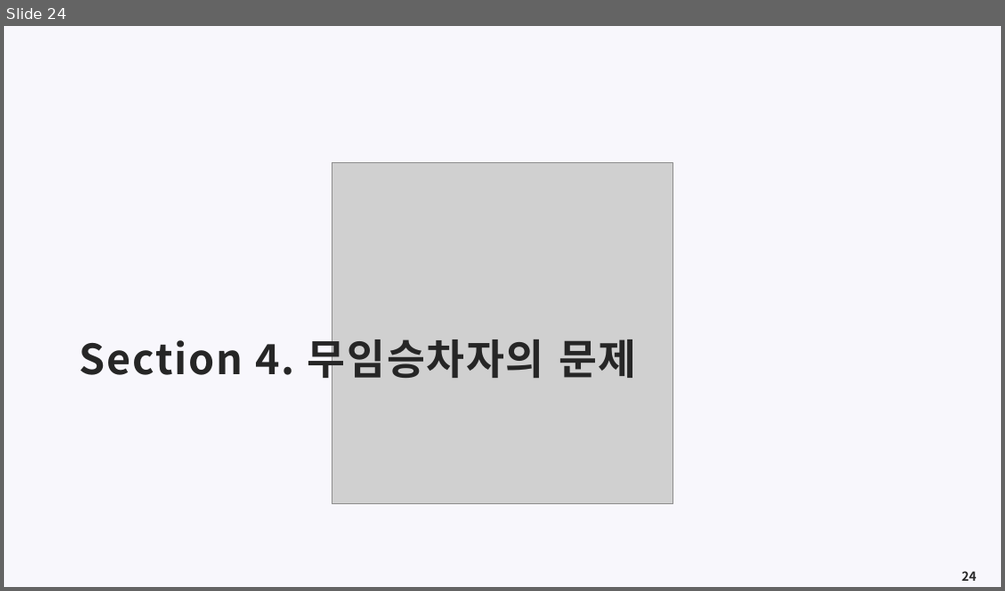
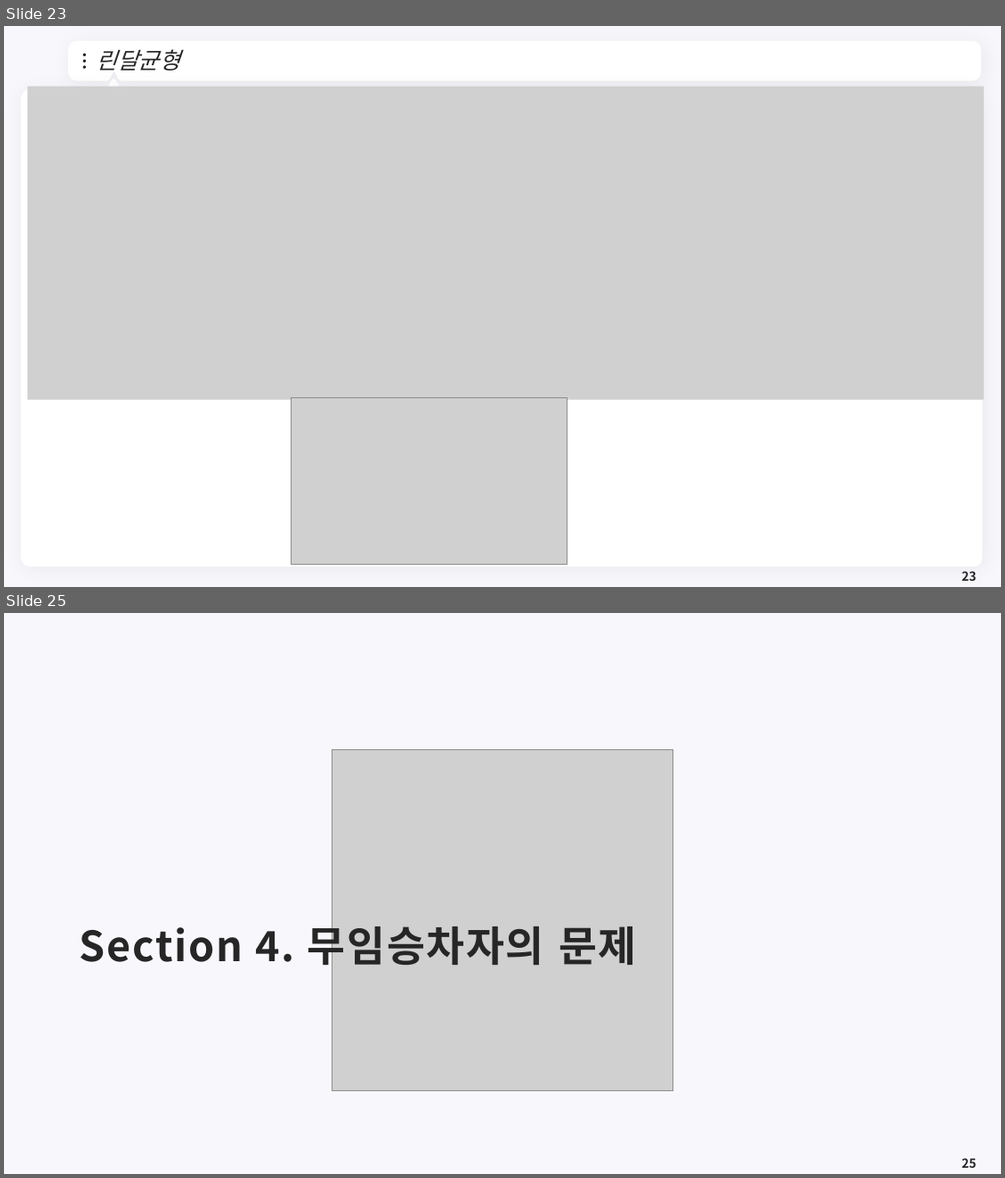
Before and after one commit to meandthey/Teaching, a slide deck: 재정학/01_Lectures/재정학_Chapter_4.pptx. Shown one above the other, each under a label of ours: slide 24 before the commit, slides 23 and 25 after it; the slides between them are not shown. The pictures are 1005x591 and 1005x1178 pixels, drawn with LibreOffice and Linux fonts; fonts in the diff are those of the drawing; grey boxes stand for pictures; background and template pictures are left out. Boxes give left, top, right and bottom in pixels: in the first picture for what was removed or moved away, otherwise in the second. Text is boxed around its words. In the diff, an @@ line names an element or a change of style, - is before the commit and + after.

```diff
--- a/재정학/01_Lectures/재정학_Chapter_4.pptx
+++ b/재정학/01_Lectures/재정학_Chapter_4.pptx
@@ slide 23 added at (4, 26, 1001, 587), background #F8F7FC @@
@@ freeform shape added at (72, 45, 978, 78), fill #FFFFFF, outline #FFFFFF 7.25 pt @@
@@ title added at (97, 49, 180, 70), 22 pt, text #262626, italic @@
+린달균형
@@ ellipse added at (83, 54, 86, 56), fill #262626 @@
@@ ellipse added at (83, 60, 86, 62), fill #262626 @@
@@ ellipse added at (83, 66, 86, 69), fill #262626 @@
@@ freeform shape added at (957, 56, 966, 67), fill #FFFFFF @@
@@ rounded rectangle added at (21, 89, 983, 566), fill #FFFFFF @@
@@ picture added at (28, 86, 985, 399) @@
@@ triangle added at (105, 80, 122, 95), fill #FFFFFF, outline #FFFFFF 3.75 pt @@
@@ picture added at (291, 398, 566, 564) @@
@@ page number added at (962, 571, 976, 580), 12 pt, text #262626, bold @@
+23
@@ what was slide 24 is now slide 25 @@
@@ page number at (962, 1158, 976, 1167): text changed @@
-24
+25
```
Also in this commit, not shown: 1 slide changed, 3 other slides added.
